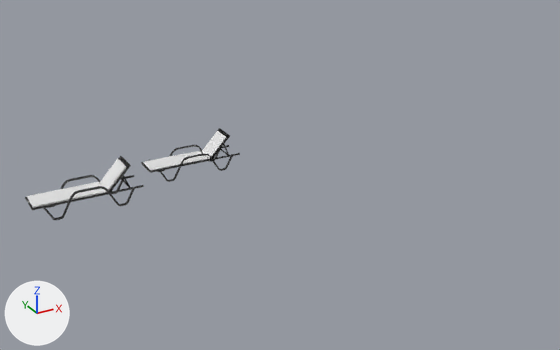
Two versions of the Blender file Assets/_MyAssets/Meshes/BeachChair/BeachChairBlenderProject.blend, one commit apart.
Rendered twice from a 50 mm lens placed at (-6.02, -14.99, 6.92), pointed at (1.53, -1.26, 0.06). Arrows for +X, +Y and +Z are at lower left; the lights stay in place.

Before the edit, the objects in view are built like this:
```python
mat_cushionmaterial = principled_material('CushionMaterial')
mat_cushionmaterial.base_color = (0.8, 0.8, 0.8)  # white #e7e7e7
me_cube_013 = bpy.data.meshes.new('Cube.013')
me_cube_013.from_pydata(...)  # 64 vertices, 62 faces; spans x -1.059..0.311, y -0.244..0.263, z 0.292..0.344
me_cube_013.materials.append(mat_cushionmaterial)  # white #e7e7e7
me_cube_014 = bpy.data.meshes.new('Cube.014')
me_cube_014.from_pydata(...)  # 64 vertices, 62 faces; spans x 0.307..0.761, y -0.222..0.243, z 0.282..0.76
me_cube_014.materials.append(mat_cushionmaterial)  # white #e7e7e7
me_cube_016 = bpy.data.meshes.new('Cube.016')
me_cube_016.from_pydata(...)  # 640 vertices, 614 faces; spans x -3.85..-1.72, y -1.71..-1.07, z 0.36..1.16
# faces by material slot: [490, 124]
me_cube_016.materials.append(mat_wood_1)  # its picture is missing
me_cube_016.materials.append(mat_cushionmaterial)  # white #e7e7e7
ob_cylinder__001 = bpy.data.objects.new('Cylinder .001', me_cube_016)
ob_cylinder__001.parent = ob_poolchair_002
ob_cylinder__001.location = (0.0, 0.0, 0.0)
ob_lowercushion = bpy.data.objects.new('LowerCushion', me_cube_013)
ob_lowercushion.parent = ob_poolchair
ob_lowercushion.location = (0.0, 0.0, 0.0)
_m = ob_lowercushion.modifiers.new('Subdivision', 'SUBSURF')
_m.levels = 2
ob_poolchair_002 = bpy.data.objects.new('PoolChair.002', None)
ob_poolchair_002.location = (0.0, 0.0, 0.0)
ob_uppercushion = bpy.data.objects.new('UpperCushion', me_cube_014)
ob_uppercushion.parent = ob_poolchair
ob_uppercushion.location = (0.0, 0.0, 0.0)
_m = ob_uppercushion.modifiers.new('Subdivision', 'SUBSURF')
_m.levels = 2
```
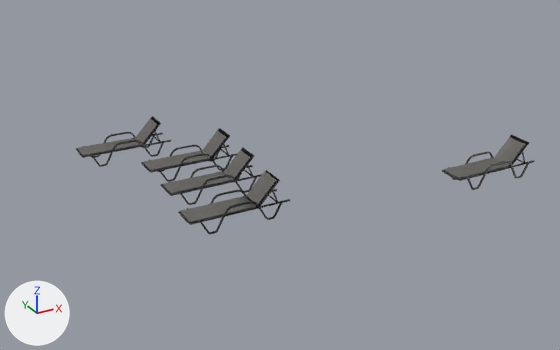
ob_poolchair_002 is not drawn itself; it is the parent of ob_cylinder__001.

The change, as a diff of the scene's bpy script:
```diff
--- a/Assets/_MyAssets/Meshes/BeachChair/BeachChairBlenderProject.blend.py
+++ b/Assets/_MyAssets/Meshes/BeachChair/BeachChairBlenderProject.blend.py
@@ img_texturescom_concrete_floorpolished_512_albedo_tif @@
+img_texturescom_concrete_floorpolished_512_albedo_tif = load_image('TexturesCom_Concrete_FloorPolished_512_albedo.tif', '../CoolHouse/Textures/TexturesCom_Concrete_FloorPolished_512_albedo.tif', 512, 512, 'sRGB')
@@ mat_cushionmaterial @@
 mat_cushionmaterial = principled_material('CushionMaterial')
-mat_cushionmaterial.base_color = (0.8, 0.8, 0.8)  # white #e7e7e7
+mat_cushionmaterial.texture = img_texturescom_concrete_floorpolished_512_albedo_tif
@@ me_cube_016_1 @@
+me_cube_016_1.from_pydata(...)  # 1924 vertices, 1880 faces; spans x -1.09..1.04, y -0.3..0.32, z 0.0..0.8
+# faces by material slot: [1756, 124]
+me_cube_016_1.materials.append(mat_wood_1)  # its picture is missing
+me_cube_016_1.materials.append(mat_cushionmaterial)  # picture img_texturescom_concrete_floorpolished_512_albedo_tif
@@ me_cylinder_013 @@
+me_cylinder_013.from_pydata(...)  # 2248 vertices, 2222 faces; spans x -1.09..1.04, y -0.31..0.33, z 0.0..0.8
+# faces by material slot: [1726, 496]
+me_cylinder_013.materials.append(mat_wood_1)  # its picture is missing
+me_cylinder_013.materials.append(mat_cushionmaterial)  # picture img_texturescom_concrete_floorpolished_512_albedo_tif
@@ me_cylinder_007 @@
+me_cylinder_007.from_pydata(...)  # 640 vertices, 614 faces; spans x -1.09..1.04, y -0.31..0.33, z 0.0..0.8
+# faces by material slot: [490, 124]
+me_cylinder_007.materials.append(mat_wood_1)  # its picture is missing
+me_cylinder_007.materials.append(mat_cushionmaterial)  # picture img_texturescom_concrete_floorpolished_512_albedo_tif
@@ me_cube_006 @@
+me_cube_006.from_pydata(...)  # 2500 vertices, 2474 faces; spans x -2.09..0.03, y 1.35..1.99, z -0.06..0.74
+# faces by material slot: [490, 1984]
+me_cube_006.materials.append(mat_wood_1)  # its picture is missing
+me_cube_006.materials.append(mat_cushionmaterial)  # picture img_texturescom_concrete_floorpolished_512_albedo_tif
@@ ob_cylinder__001 @@
-ob_cylinder__001 = bpy.data.objects.new('Cylinder .001', me_cube_016)
-ob_cylinder__001.parent = ob_poolchair_002
-ob_cylinder__001.location = (0.0, 0.0, 0.0)
@@ ob_poolchair_002 @@
 ob_poolchair_002 = bpy.data.objects.new('PoolChair.002', None)
-ob_poolchair_002.location = (0.0, 0.0, 0.0)
+ob_poolchair_002.location = (0.0263, -1.422, 0.386)
@@ ob_poolchair_006 @@
+ob_poolchair_006 = bpy.data.objects.new('PoolChair.006', me_cube_016_1)
+ob_poolchair_006.parent = ob_poolchair_005
+ob_poolchair_006.location = (0.0, 0.0, 0.0)
@@ ob_poolchair_005 @@
+ob_poolchair_005 = bpy.data.objects.new('PoolChair.005', None)
+ob_poolchair_005.location = (-0.201, -2.664, 0.0)
@@ ob_cylinder_007 @@
+ob_cylinder_007 = bpy.data.objects.new('Cylinder.007', me_cylinder_013)
+ob_cylinder_007.location = (-0.01, -1.21, -0.05)
@@ ob_cylinder_003 @@
+ob_cylinder_003 = bpy.data.objects.new('Cylinder.003', me_cylinder_007)
+ob_cylinder_003.location = (5.51, -3.52, 0.0)
@@ ob_poolchairwithcushion @@
+ob_poolchairwithcushion = bpy.data.objects.new('PoolChairWithCushion', me_cube_006)
+ob_poolchairwithcushion.parent = ob_poolchair_003
+ob_poolchairwithcushion.location = (0.0, 0.0, 0.0)
@@ ob_poolchair_003 @@
+ob_poolchair_003 = bpy.data.objects.new('PoolChair.003', None)
+ob_poolchair_003.location = (0.0, 0.0, 0.0)
+ob_poolchair_003.hide_set(True)
```

Location of each change, (x1, y1, x2, y2) in pixels of the pictures (560 x 350 px):
'Cylinder .001', deleted: before (25, 156, 144, 220)
    faces in mat_cushionmaterial (white #e7e7e7): (27, 159, 126, 208)
    faces in mat_wood_1 (its picture is missing): (25, 156, 144, 220)
'PoolChair.006', added: after (178, 170, 290, 234)
    faces in mat_cushionmaterial (picture img_texturescom_concrete_floorpolished_512_albedo_tif): (181, 171, 277, 222)
    faces in mat_wood_1 (its picture is missing): (178, 170, 290, 234)
'Cylinder.003', added: after (442, 135, 534, 190)
    faces in mat_cushionmaterial (picture img_texturescom_concrete_floorpolished_512_albedo_tif): (444, 137, 526, 179)
    faces in mat_wood_1 (its picture is missing): (442, 135, 534, 190)
'Cylinder.007', added: after (161, 147, 262, 205)
    faces in mat_cushionmaterial (picture img_texturescom_concrete_floorpolished_512_albedo_tif): (163, 150, 250, 193)
    faces in mat_wood_1 (its picture is missing): (161, 147, 262, 205)
'PoolChairWithCushion', added: after (76, 116, 171, 167)
    faces in mat_cushionmaterial (picture img_texturescom_concrete_floorpolished_512_albedo_tif): (78, 119, 157, 156)
    faces in mat_wood_1 (its picture is missing): (76, 116, 171, 167)
'LowerCushion', surface changed (white to grey): (143, 151, 209, 171) in both
'UpperCushion', surface changed (white to grey): (201, 131, 226, 159) in both
